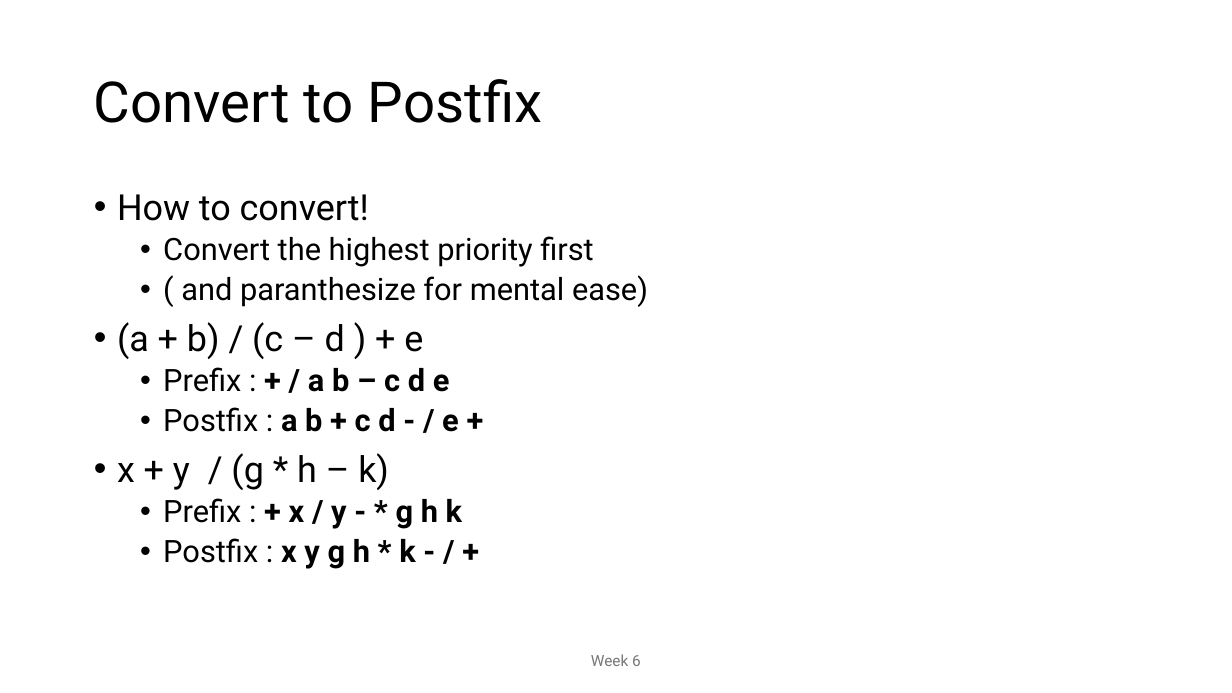
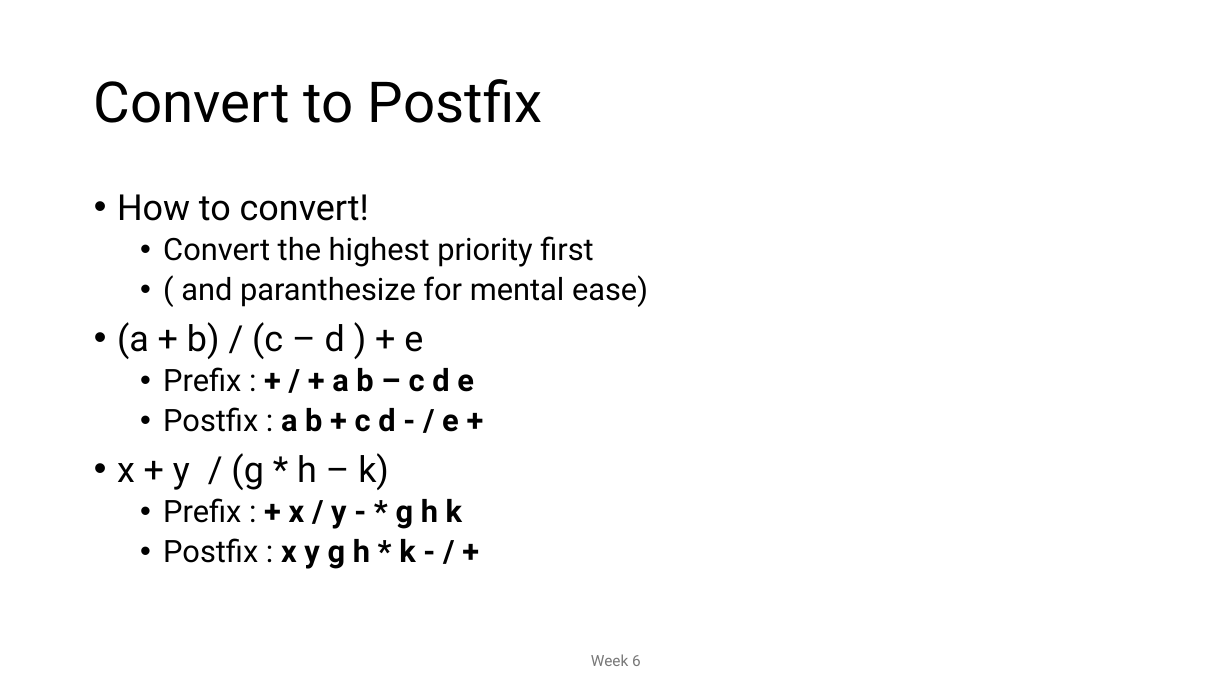
Before and after one commit to MoklaEducation/ems_winter_2025_acsl101, a slide deck: slide 44 of all/ExploringCSConceptsViaACSLCompetitions_all.pptx. Drawn at 1232x693 pixels with LibreOffice and Linux fonts; fonts in the diff are those of the drawing. Boxes give left, top, right and bottom in pixels: in the first picture for what was removed or moved away, otherwise in the second. Text is boxed around its words. In the diff, an @@ line names an element or a change of style, - is before the commit and + after.

```diff
--- a/all/ExploringCSConceptsViaACSLCompetitions_all.pptx
+++ b/all/ExploringCSConceptsViaACSLCompetitions_all.pptx
@@ text at <box>163,367,474,392</box>: text changed @@
-  • Prefix : + / a b – c d e
+  • Prefix : + / + a b – c d e
```
Also in this commit, not shown: 7 other slides changed, 6 other files.
